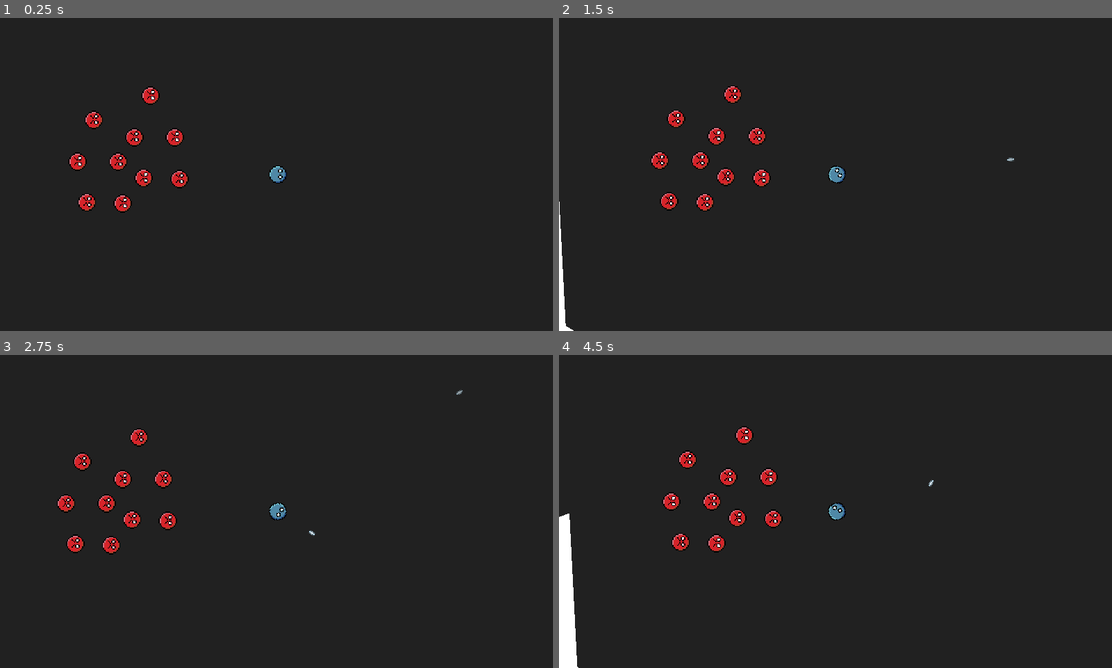
Above: before the commit, frames 1-4 (two rows, left to right).
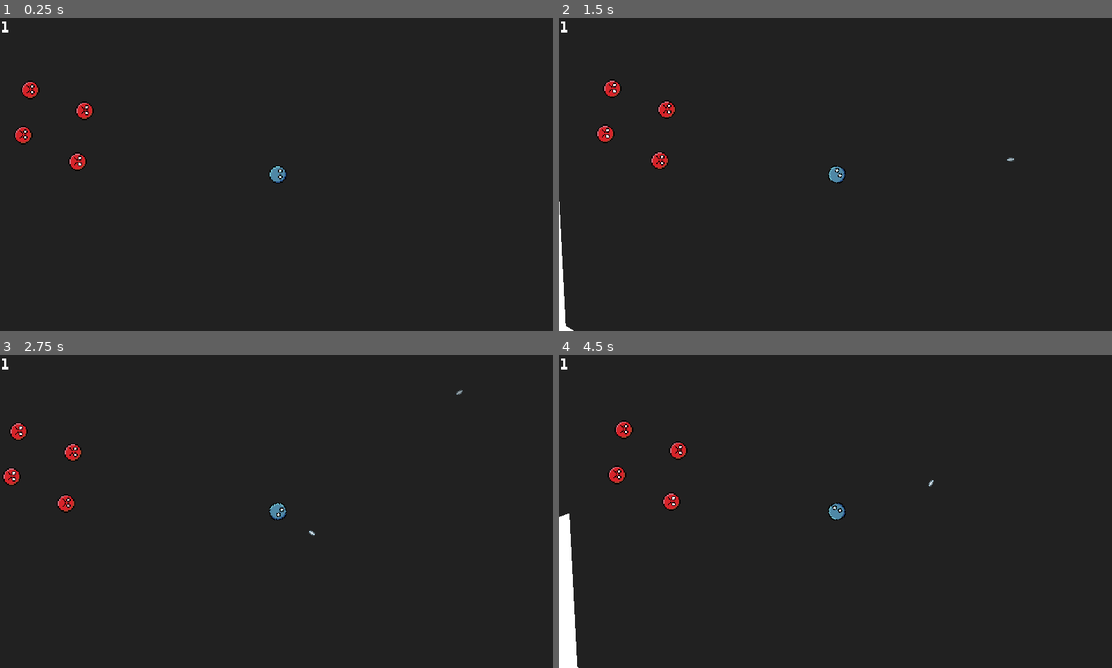
Above: after the commit, the same moments.

Repository: veprogames/top-down-incremental
Game: Godot game, scene res://level/level.tscn
The game is run twice, just before and just after one commit, with the same random seed, the same clock (stepped at 60 frames per second) and the same inputs.
Inputs (mouse positions are in pixels of both pictures, inside the frame that each line leads up to):
- Up to frame 1 (0.25 s): no input
- Up to frame 2 (1.5 s): tap Enter at 0.5 s; move the mouse to (868, 174) at 0.52 s; move the mouse to (807, 174) at 1.27 s
- Up to frame 3 (2.75 s): tap Space at 2 s; move the mouse to (293, 505) at 2.02 s
- Up to frame 4 (4.5 s): tap Enter at 2.75, 4.25 s; move the mouse to (829, 517) at 2.77 s; tap Space at 3.5 s; move the mouse to (879, 514) at 3.52 s; move the mouse to (796, 508) at 4.27 s

The runs differ from the first frame. In frame 1, 1.7% of the frame differs, in the area x 0-35%, y 1-63%; in frame 2, 1.7%; in frame 3, 1.7%; in frame 4, 1.7%.

Commit message:
enemies add multiplier on death, display multipliers in ui

Diff:
--- a/bullet/bullet.gd
+++ b/bullet/bullet.gd
@@ -9,6 +9,8 @@
 
 const MAX_TRAVEL_DISTANCE: float = 600.0
 var travelled: float = 0.0
+
+@export var damage: float = 1.0
 
 @onready var sprite: Sprite2D = $Sprite
 
@@ -30,8 +32,11 @@
 		0b100
 	)
 	var collision: Dictionary = space_state.intersect_ray(query)
-	if collision:
-		var normal_angle: float = collision.normal.angle() as float
+	if collision and "normal" in collision:
+		@warning_ignore("unsafe_cast") # Assume Vector2
+		var normal: Vector2 = collision.normal as Vector2
+		assert(normal != null)
+		var normal_angle: float = normal.angle() as float
 		rotation += 2 * (normal_angle - rotation) + PI
 
 	position += motion
--- a/enemy/enemy.gd
+++ b/enemy/enemy.gd
@@ -1,12 +1,15 @@
 class_name Enemy
 extends CharacterBody2D
 
-@export var hp: float = 10
+@export var hp: float = 1
+@export var color: Color = Color.RED
 var current_hp: float = hp
 
 func _on_hit_area_area_entered(area: Area2D) -> void:
-	if area is Bullet:
+	var bullet: Bullet = area as Bullet
+	if bullet:
 		area.queue_free()
-		current_hp -= 1
+		current_hp -= bullet.damage
 		if current_hp <= 0:
+			Events.enemy_died.emit(self)
 			queue_free()
--- /dev/null
+++ b/global/events.gd
@@ -0,0 +1,4 @@
+extends Node
+
+@warning_ignore("unused_signal") # used elsewhere
+signal enemy_died(enemy: Enemy)
--- a/level/level.tscn
+++ b/level/level.tscn
@@ -1,7 +1,9 @@
-[gd_scene load_steps=3 format=3 uid="uid://blpfg0kc3wacb"]
+[gd_scene load_steps=5 format=3 uid="uid://blpfg0kc3wacb"]
 
 [ext_resource type="PackedScene" uid="uid://oyiycif2f18h" path="res://player/player.tscn" id="1_c1fdt"]
+[ext_resource type="PackedScene" uid="uid://yam6ts6l84j0" path="res://player/ui/player_damage_display.tscn" id="1_sr8ao"]
 [ext_resource type="PackedScene" uid="uid://bprric2282qeg" path="res://enemy/enemy.tscn" id="2_633h6"]
+[ext_resource type="PackedScene" uid="uid://dc8blsf65d7qp" path="res://player/player_damage.tscn" id="3_xo2ng"]
 
 [node name="Level" type="Node2D"]
 
@@ -17,14 +19,22 @@
 mouse_filter = 2
 color = Color(0.129412, 0.129412, 0.129412, 1)
 
-[node name="Player" parent="." instance=ExtResource("1_c1fdt")]
+[node name="CanvasLayer" type="CanvasLayer" parent="."]
+
+[node name="PlayerDamageDisplay" parent="CanvasLayer" node_paths=PackedStringArray("player_damage") instance=ExtResource("1_sr8ao")]
+player_damage = NodePath("../../PlayerDamage")
+
+[node name="Player" parent="." node_paths=PackedStringArray("player_damage") instance=ExtResource("1_c1fdt")]
 z_index = 1
 position = Vector2(634, 481)
+player_damage = NodePath("../PlayerDamage")
 
 [node name="Camera2D" type="Camera2D" parent="Player"]
 zoom = Vector2(4, 4)
 process_callback = 0
 position_smoothing_speed = 16.0
+
+[node name="PlayerDamage" parent="." instance=ExtResource("3_xo2ng")]
 
 [node name="StaticBody2D" type="StaticBody2D" parent="."]
 collision_layer = 4
@@ -73,28 +83,12 @@
 position = Vector2(461, 470)
 
 [node name="Enemy2" parent="." instance=ExtResource("2_633h6")]
-position = Vector2(475, 434)
+position = Vector2(467, 426)
 
 [node name="Enemy3" parent="." instance=ExtResource("2_633h6")]
-position = Vector2(496, 470)
+position = Vector2(420, 408)
+color = Color(1, 1, 0, 1)
 
 [node name="Enemy4" parent="." instance=ExtResource("2_633h6")]
-position = Vector2(469, 505)
-
-[node name="Enemy5" parent="." instance=ExtResource("2_633h6")]
-position = Vector2(500, 506)
-
-[node name="Enemy6" parent="." instance=ExtResource("2_633h6")]
-position = Vector2(510, 449)
-
-[node name="Enemy7" parent="." instance=ExtResource("2_633h6")]
-position = Vector2(524, 413)
-
-[node name="Enemy8" parent="." instance=ExtResource("2_633h6")]
-position = Vector2(545, 449)
-
-[node name="Enemy9" parent="." instance=ExtResource("2_633h6")]
-position = Vector2(518, 484)
-
-[node name="Enemy10" parent="." instance=ExtResource("2_633h6")]
-position = Vector2(549, 485)
+position = Vector2(414, 447)
+color = Color(1, 1, 0, 1)
--- a/player/player.gd
+++ b/player/player.gd
@@ -10,6 +10,8 @@
 var target_rotation: float = 0.0
 
 var shoot_timer: float = 0.0
+
+@export var player_damage: PlayerDamage
 
 func _ready() -> void:
 	Input.mouse_mode = Input.MOUSE_MODE_CAPTURED
@@ -46,5 +48,6 @@
 	var bullet: Bullet = BulletScene.instantiate() as Bullet
 	bullet.position = global_position
 	bullet.rotation = rotation
+	bullet.damage = player_damage.get_damage()
 	bullet.base_speed = velocity.length() + 100
 	owner.add_child(bullet)
--- /dev/null
+++ b/player/player_damage.gd
@@ -0,0 +1,41 @@
+class_name PlayerDamage
+extends Node
+
+signal damage_part_changed(key: String, value: float)
+
+var _map: Dictionary = {}
+var _damage: float = 1.0
+
+
+func _ready() -> void:
+	Events.enemy_died.connect(_on_global_enemy_died)
+
+
+func get_damage() -> float:
+	return _damage
+
+
+func _calc_damage() -> void:
+	var dmg: float = 1.0
+	for v: float in _map.values():
+		dmg *= v
+	_damage = dmg
+
+
+func set_multiplier(color: String, multiplier: float) -> void:
+	_map[color] = multiplier
+	_calc_damage()
+	damage_part_changed.emit(color, multiplier)
+
+
+func add_multiplier(color: String, add: float) -> void:
+	if color not in _map:
+		_map[color] = 1.0
+	assert(_map[color] is float)
+	@warning_ignore("unsafe_cast")
+	set_multiplier(color, (_map[color] as float) + add)
+
+
+func _on_global_enemy_died(enemy: Enemy) -> void:
+	var html: String = enemy.color.to_html()
+	add_multiplier(html, 0.01)
--- /dev/null
+++ b/player/player_damage.tscn
@@ -0,0 +1,6 @@
+[gd_scene load_steps=2 format=3 uid="uid://dc8blsf65d7qp"]
+
+[ext_resource type="Script" path="res://player/player_damage.gd" id="1_qitul"]
+
+[node name="PlayerDamage" type="Node"]
+script = ExtResource("1_qitul")
--- /dev/null
+++ b/player/ui/player_damage_display.gd
@@ -0,0 +1,32 @@
+class_name PlayerDamageDisplay
+extends Control
+
+@export var player_damage: PlayerDamage
+
+@onready var label_total_damage: Label = $HBoxContainer/LabelTotalDamage
+@onready var h_box_damages: HBoxContainer = $HBoxContainer/HBoxDamages
+
+
+func _ready() -> void:
+	update()
+
+	player_damage.damage_part_changed.connect(_on_player_damage_damage_part_changed)
+
+
+func update() -> void:
+	label_total_damage.text = "%.0f" % player_damage.get_damage()
+
+	for key: String in player_damage._map:
+		var label: Label
+		if not h_box_damages.has_node(key):
+			label = Label.new()
+			label.name = key
+			label.modulate = Color.from_string(key, Color.WHITE)
+			h_box_damages.add_child(label)
+		else:
+			label = h_box_damages.get_node(key) as Label
+		label.text = "x%.2f" % player_damage._map[key]
+
+
+func _on_player_damage_damage_part_changed(_key: String, _value: float) -> void:
+	update()
--- /dev/null
+++ b/player/ui/player_damage_display.tscn
@@ -0,0 +1,27 @@
+[gd_scene load_steps=3 format=3 uid="uid://yam6ts6l84j0"]
+
+[ext_resource type="Script" path="res://player/ui/player_damage_display.gd" id="1_rxhht"]
+
+[sub_resource type="LabelSettings" id="LabelSettings_t5our"]
+font_size = 64
+
+[node name="PlayerDamageDisplay" type="Control"]
+layout_mode = 3
+anchors_preset = 10
+anchor_right = 1.0
+grow_horizontal = 2
+script = ExtResource("1_rxhht")
+
+[node name="HBoxContainer" type="HBoxContainer" parent="."]
+layout_mode = 0
+offset_right = 40.0
+offset_bottom = 40.0
+theme_override_constants/separation = 32
+
+[node name="LabelTotalDamage" type="Label" parent="HBoxContainer"]
+layout_mode = 2
+text = "1"
+label_settings = SubResource("LabelSettings_t5our")
+
+[node name="HBoxDamages" type="HBoxContainer" parent="HBoxContainer"]
+layout_mode = 2
--- a/project.godot
+++ b/project.godot
@@ -15,6 +15,19 @@
 config/features=PackedStringArray("4.3", "Mobile")
 config/icon="res://icon.svg"
 
+[autoload]
+
+Events="*res://global/events.gd"
+
+[debug]
+
+gdscript/warnings/untyped_declaration=1
+gdscript/warnings/inferred_declaration=1
+gdscript/warnings/unsafe_property_access=1
+gdscript/warnings/unsafe_method_access=1
+gdscript/warnings/unsafe_cast=1
+gdscript/warnings/unsafe_call_argument=1
+
 [display]
 
 window/size/viewport_width=1920
@@ -26,6 +39,10 @@
 [global_group]
 
 player=""
+
+[gui]
+
+theme/custom="res://ui_theme.tres"
 
 [layer_names]
 
--- /dev/null
+++ b/ui_theme.tres
@@ -0,0 +1,7 @@
+[gd_resource type="Theme" load_steps=2 format=3 uid="uid://x7ym3hwwcaqq"]
+
+[ext_resource type="FontFile" uid="uid://e7gr88m4wjwn" path="res://fonts/slkscr.ttf" id="1_us77q"]
+
+[resource]
+default_font = ExtResource("1_us77q")
+default_font_size = 36
Binary file added: fonts/slkscr.ttf
Not shown, added: fonts/slkscr.ttf.import
